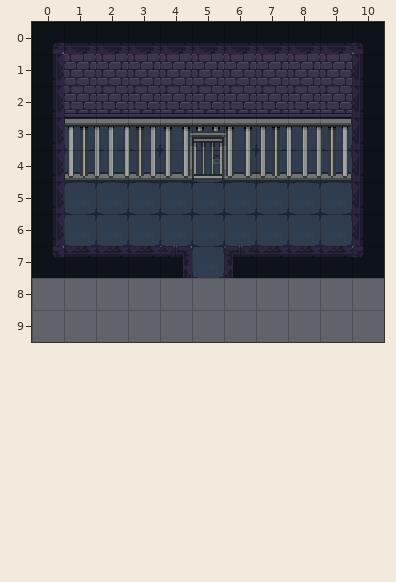
Two versions of a level (Tiled map, assets/map/holding_chamber.tmx). This is how it looked before the edit.
Cells are 32x32 px. Shown: x 0..10, y 0..9. The old version is drawn lined up with the new one.
New version:
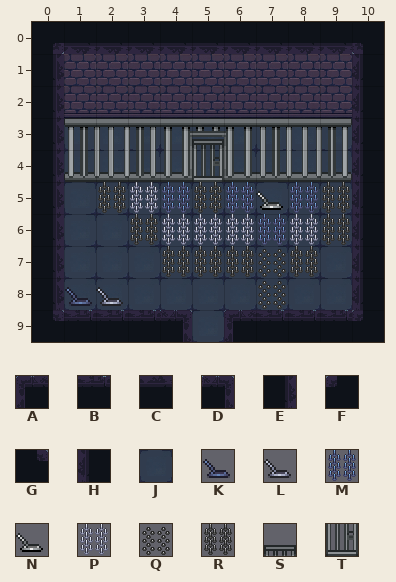
Key: from "wallfloor": A 0, B 1, C 2, D 3, E 5, F 6, G 7, H 25, J 40, K 125, L 127, M 144, N 147, P 166, Q 167, R 168, S 189, T 209.
_ is an empty cell, . an unchanged one.
Objects are placed by their top-left corner, in cells (3,4 is the top-left corner of cell 3,4); size is 1x1 cell unless given.
Tiles of an added or newly shown layer are drawn over the layers below it.
The exact change:
map size 11x8 -> 11x10 cells
--- layer "Wall"
@@ x 0..10 @@
- 7 GCCCD.ACCCF
- 8 _........._
- 9 _____._____
+ 7 E____.____H
+ 8 E.........H
+ 9 GBBBD.ABBBF
--- layer "Ground"
@@ x 1..9 @@
- 7 ____.____
- 8 _________
- 9 ...._....
+ 7 JJJJ.JJJJ
+ 8 JJJJJJJJJ
+ 9 ....J....
--- layer "Jail_Door" (removed)
-S at 5,2.9
-T at 5,3.9
--- layer "Switch" (added)
@@ x 7..7 @@
- 5 _
+ 5 N
@@ x 1..2 @@
- 8 __
+ 8 KL
--- layer "Spike" (added)
@@ x 2..9 @@
- 5 _____.__
- 6 ._______
- 7 .._____.
- 8 ....._..
+ 5 RPMRM.MR
+ 6 .RPPPMPR
+ 7 ..RRRQR.
+ 8 .....Q..
--- layer "Jail_Door" (added)
@@ x 5..5 @@
- 3 _
- 4 _
+ 3 S
+ 4 T
Pixel boxes of the changes (left, top, right, bottom) in both pictures:
changed: (32, 137, 384, 342)
